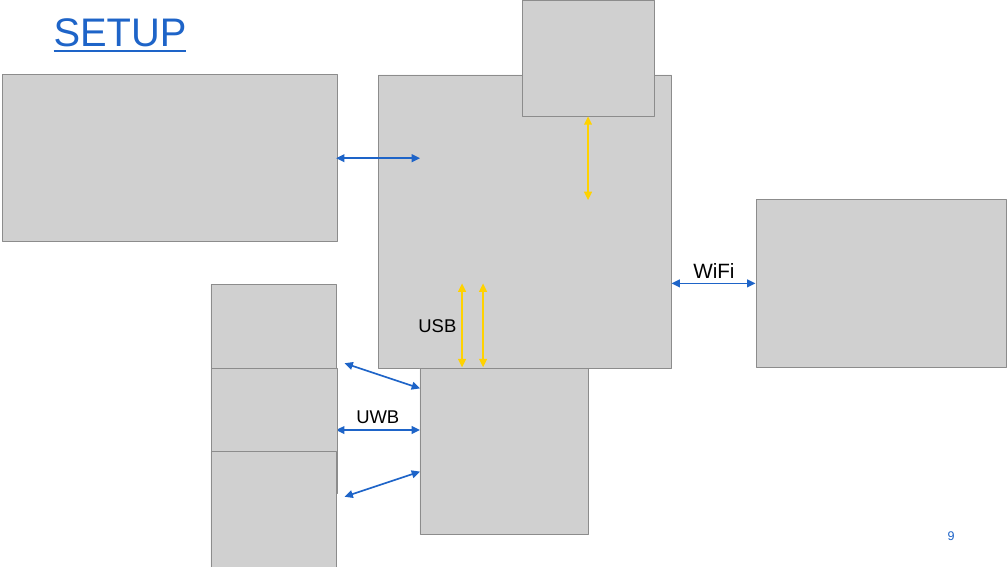
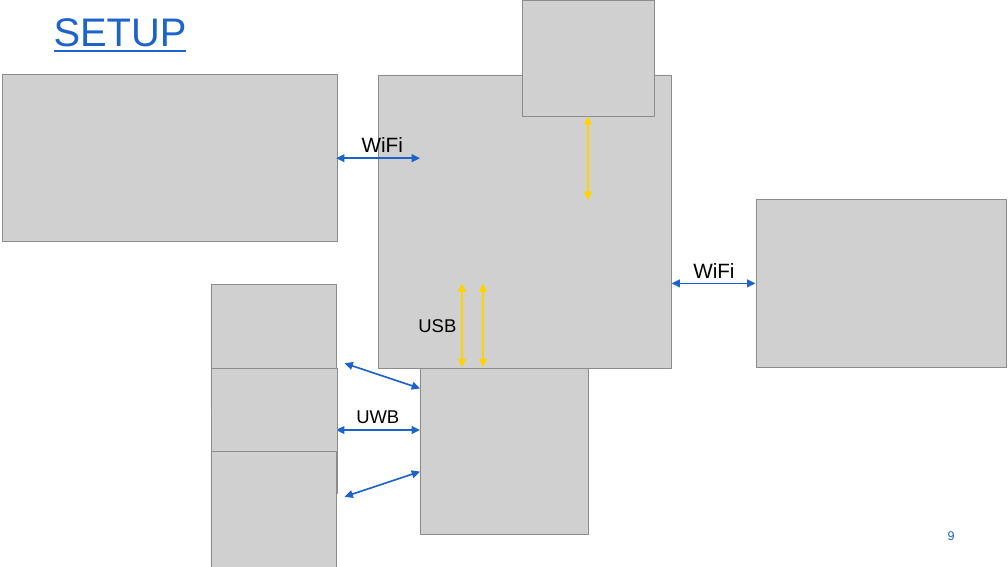
Before and after one commit to gartangh/Cross-Curricular-Project, a slide deck: slide 9 of Report/Presentatie_1.pptx. Drawn at 1008x567 pixels with LibreOffice and Linux fonts; fonts in the diff are those of the drawing; grey boxes stand for pictures; background and template pictures are left out. Boxes give left, top, right and bottom in pixels: in the first picture for what was removed or moved away, otherwise in the second. Text is boxed around its words. In the diff, an @@ line names an element or a change of style, - is before the commit and + after.

Commit message:
added code and added text to presentation 1

```diff
--- a/Report/Presentatie_1.pptx
+++ b/Report/Presentatie_1.pptx
@@ text added at box(362, 136, 403, 157), 28 pt, text #000000 @@
+WiFi
```
Also in this commit, not shown: 2 other slides changed, 17 other files.
